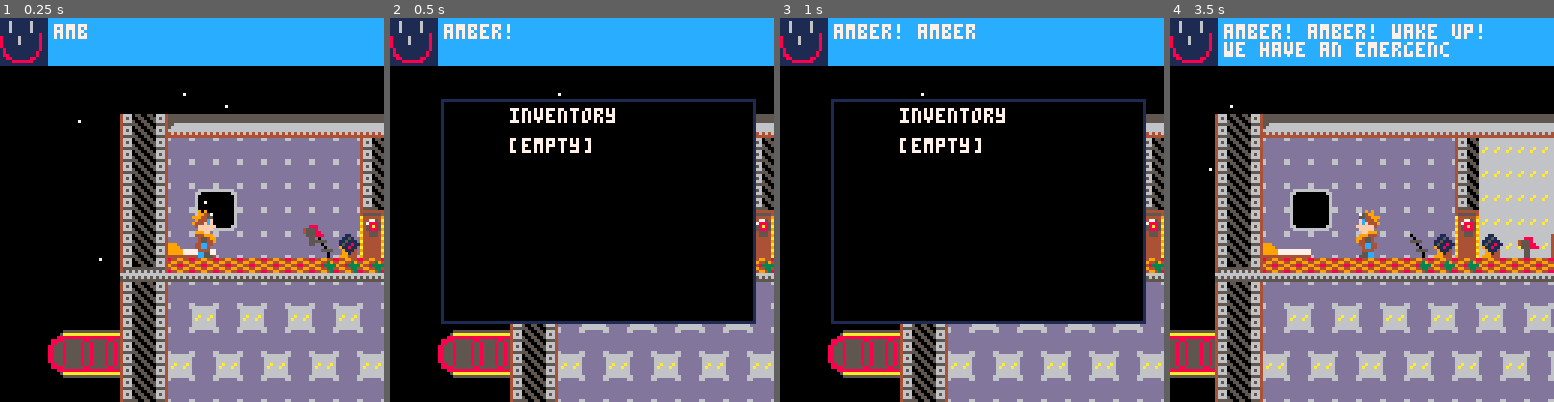
Above: before the commit, frames 1-4 (left to right).
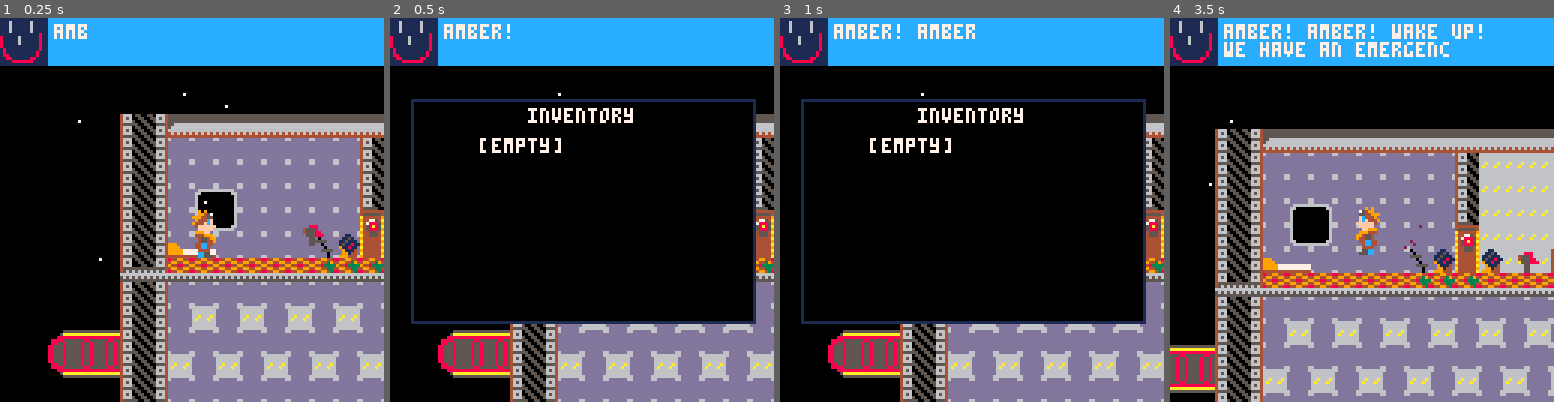
Above: after the commit, the same moments.

Repository: nsatragno/pico8-carts
Game: PICO-8 cartridge space_kludge/space_kludge.p8
The game is run twice, just before and just after one commit, with the same random seed, the same clock (stepped at 60 frames per second) and the same inputs.
Inputs:
- Up to frame 1 (0.25 s): no input
- Up to frame 2 (0.5 s): tap X (X key) at 0.33 s
- Up to frame 3 (1 s): tap O (Z key) at 0.7 s
- Up to frame 4 (3.5 s): tap X (X key) at 1.07, 1.85, 2.97 s; hold Right 1.6-2.1 s; tap O (Z key) every 0.4 s from 1.7 to 3.3 s; hold Up 2.15-2.42 s; hold Right 2.47-3.03 s; hold Left from 3.08 s (still down)

Frame 1 is identical in both runs. In frame 2, 2.2% of the frame differs, in the area x 5-64%, y 21-80%; in frame 3, 2.2%; in frame 4, 34%, in the area x 0-100%, y 22-100%.

Commit message:
Better inventory.

Diff:
--- a/space_kludge/space_kludge.p8
+++ b/space_kludge/space_kludge.p8
@@ -122,7 +122,6 @@
         for actor in all(g_actors) do
           if actor.pickable and colliding_r_player(actor) then
             add(self.inventory, actor)
-            self.equipped_item = actor
             del(g_actors, actor)
           end
         end
@@ -159,20 +158,20 @@
 
     draw_inventory = function(self)
       camera()
-      rectfill(18, 28, 120, 100, 0)
-      rect(17, 27, 121, 101, 1)
-      print("inventory", 40, 30, 7)
+      rectfill(8, 28, 120, 100, 0)
+      rect(7, 27, 121, 101, 1)
+      print("inventory", 46, 30, 7)
       for i = 1, #self.inventory do
-        print(self.inventory[i].name, 40, 30 + i * 10, 7)
+        print(self.inventory[i].name, 30, 30 + i * 10, 7)
         if i == self.selected_index then
-          spr(0, 22, 30 + i * 10)
+          print(">", 12, 30 + i * 10)
         end
         if self.equipped_item == self.inventory[i] then
-          print("e", 32, 30 + i * 10, 8)
+          print("e", 22, 30 + i * 10, 8)
         end
       end
       if #self.inventory <= 0 then
-        print("[empty]", 40, 40, 7)
+        print("[empty]", 30, 40, 7)
       end
       camera(g_camera.x, g_camera.y)
     end,  -- player:draw_inventory
